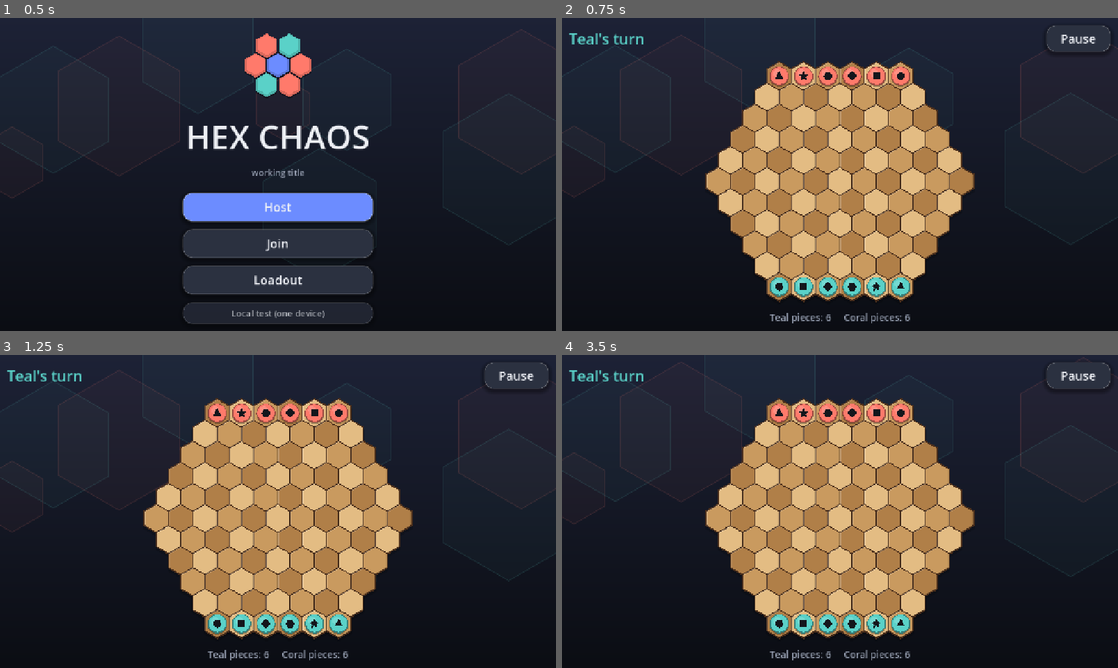
Above: before the commit, frames 1-4 (two rows, left to right).
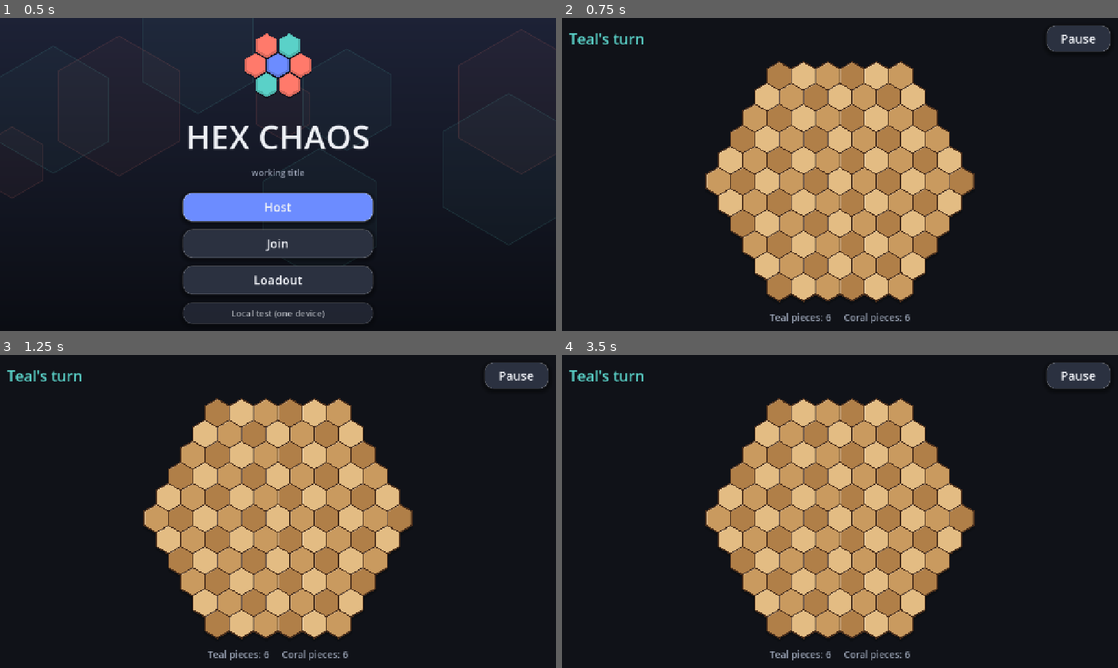
Above: after the commit, the same moments.

Repository: Saibrix/hex-chaos
Game: Godot game, scene res://main.tscn
Two runs of this game, one before a commit and one after it. Both use one fixed random seed, a clock stepped at 60 frames per second and the inputs below.
Inputs (mouse positions are in pixels of both pictures, inside the frame that each line leads up to):
- Up to frame 1 (0.5 s): no input
- Up to frame 2 (0.75 s): click "Local test (one device)" at 0.5 s
- Up to frame 3 (1.25 s): no input
- Up to frame 4 (3.5 s): click "Pause" at 1.25 s; click "Resume" at 2 s; drag from (840, 517) to (895, 442) at 2.77 s

Frame 1 is identical in both runs. In frame 2, 25% of the frame differs, in the area x 0-100%, y 0-90%; in frame 3, 25%; in frame 4, 25%.

Commit message:
Fix lag: drop MSAA, cache static board layer, pause backdrop in game, cheaper JS polling
Co-Authored-By: Claude Sonnet 5.5 <noreply@anthropic.com>
Claude-Session: https://claude.ai/code/session_015LMwH3vTpVAhAob9cm8jSz

Diff:
--- a/project.godot
+++ b/project.godot
@@ -20,5 +20,3 @@
 renderer/rendering_method="gl_compatibility"
 renderer/rendering_method.mobile="gl_compatibility"
 environment/defaults/default_clear_color=Color(0.063, 0.071, 0.094, 1)
-
-anti_aliasing/quality/msaa_2d=2
--- a/scripts/backdrop.gd
+++ b/scripts/backdrop.gd
@@ -18,9 +18,16 @@
 			"c": UI.SIDE_COLORS[i % 2]})
 
 
+var _acc := 0.0
+
+
+# Redrawn at about 20 fps; the slow drift does not need more, and hidden means no cost at all.
 func _process(delta: float) -> void:
 	_t += delta
-	queue_redraw()
+	_acc += delta
+	if visible and _acc >= 0.05:
+		_acc = 0.0
+		queue_redraw()
 
 
 func _draw() -> void:
--- a/scripts/board_view.gd
+++ b/scripts/board_view.gd
@@ -37,9 +37,28 @@
 var _rings: Array[Dictionary] = []
 
 
+# Tiles never change while a piece moves, so they live on their own node: Godot keeps its
+# draw commands and only rebuilds them when queue_redraw() is called on it.
+class BaseLayer extends Control:
+	var view: BoardView
+
+	func _draw() -> void:
+		view.draw_base(self)
+
+
+var _base: BaseLayer
+
+
 func _ready() -> void:
 	mouse_filter = Control.MOUSE_FILTER_STOP
+	_base = BaseLayer.new()
+	_base.view = self
+	_base.mouse_filter = Control.MOUSE_FILTER_IGNORE
+	UI.fill(_base)
+	add_child(_base)
 	resized.connect(queue_redraw)
+	resized.connect(_base.queue_redraw)
+	set_process(false)
 
 
 func clear_selection() -> void:
@@ -59,6 +78,8 @@
 	_anim_to = to
 	_ghost = captured
 	_anim_t = 0.0
+	_base.queue_redraw()
+	set_process(true)
 	if _tween:
 		_tween.kill()
 	_tween = create_tween()
@@ -103,8 +124,11 @@
 		r["t"] += delta / r["life"]
 	_rings = _rings.filter(func(r): return r["t"] < 1.0)
 	_shake = maxf(0.0, _shake - delta * size.y * 0.6)
-	if _has_sel or _dragging or _shake > 0.0 or not _particles.is_empty() or not _rings.is_empty():
+	_base.position = Vector2(randf_range(-1, 1), randf_range(-1, 1)) * _shake if _shake > 0.0 else Vector2.ZERO
+	if _has_sel or _dragging or _shake > 0.0 or _anim_t < 1.0 or not _particles.is_empty() or not _rings.is_empty():
 		queue_redraw()
+	else:
+		set_process(false)
 
 
 func _tile_size() -> float:
@@ -160,6 +184,7 @@
 		_sel = c
 		_targets = game.legal_moves(c)
 		_pressing = true
+		set_process(true)
 		queue_redraw()
 	elif _has_sel and c in _targets:
 		var from := _sel
@@ -188,31 +213,33 @@
 		clear_selection()   # tapped the selected piece again
 
 
-func _draw() -> void:
+func draw_base(ci: CanvasItem) -> void:
 	if game == null:
 		return
 	var ts := _tile_size()
-	if _shake > 0.0:
-		draw_set_transform(Vector2(randf_range(-1, 1), randf_range(-1, 1)) * _shake)
-
 	var cells := Hex.all_cells()
 	# Wooden frame and drop shadow.
 	for c in cells:
-		draw_colored_polygon(Hex.corners(_pos(c, ts) + Vector2(0, ts * 0.18), ts * 1.1), Color(0, 0, 0, 0.18))
+		ci.draw_colored_polygon(Hex.corners(_pos(c, ts) + Vector2(0, ts * 0.18), ts * 1.1), Color(0, 0, 0, 0.18))
 	for c in cells:
-		draw_colored_polygon(Hex.corners(_pos(c, ts), ts * 1.07), FRAME_COLOR)
+		ci.draw_colored_polygon(Hex.corners(_pos(c, ts), ts * 1.07), FRAME_COLOR)
 	for c in cells:
 		var p := _pos(c, ts)
 		var col: Color = TILE_COLORS[posmod(c.x - c.y, 3)]
 		var pts := Hex.corners(p, ts * 0.96)
-		draw_colored_polygon(pts, col)
+		ci.draw_colored_polygon(pts, col)
 		# soft top light and bottom shade give the tiles a little depth
-		draw_polyline(PackedVector2Array([pts[3], pts[4], pts[5]]), Color(1, 1, 1, 0.22), maxf(1.5, ts * 0.05), true)
-		draw_polyline(PackedVector2Array([pts[0], pts[1], pts[2]]), Color(0, 0, 0, 0.2), maxf(1.5, ts * 0.05), true)
-
+		ci.draw_polyline(PackedVector2Array([pts[3], pts[4], pts[5]]), Color(1, 1, 1, 0.22), maxf(1.5, ts * 0.05))
+		ci.draw_polyline(PackedVector2Array([pts[0], pts[1], pts[2]]), Color(0, 0, 0, 0.2), maxf(1.5, ts * 0.05))
 	if not game.last_move.is_empty():
 		for c in game.last_move:
-			draw_colored_polygon(Hex.corners(_pos(c, ts), ts * 0.96), Color(1, 0.95, 0.5, 0.22))
+			ci.draw_colored_polygon(Hex.corners(_pos(c, ts), ts * 0.96), Color(1, 0.95, 0.5, 0.22))
+
+
+func _draw() -> void:
+	if game == null:
+		return
+	var ts := _tile_size()
 
 	var pulse := 0.5 + 0.5 * sin(_time * 5.0)
 	if _has_sel:
@@ -263,7 +290,6 @@
 		if hover in _targets:
 			draw_arc(_pos(hover, ts), ts * 0.9, 0.0, TAU, 6, Color(1, 1, 1, 0.9), 2.5, true)
 
-	draw_set_transform(Vector2.ZERO)
 
 
 func _draw_piece(p: Vector2, ts: float, piece: Dictionary, scale_f: float, lift: float) -> void:
--- a/scripts/link.gd
+++ b/scripts/link.gd
@@ -43,10 +43,20 @@
 	return JavaScriptBridge.eval(code, true)
 
 
-func _process(_delta: float) -> void:
+var _iface: JavaScriptObject
+var _wait := 0.0
+
+
+func _process(delta: float) -> void:
 	if not available():
 		return
-	var raw = _js("Link.poll()")
+	_wait -= delta
+	if _wait > 0.0:
+		return
+	_wait = 0.05
+	if _iface == null:
+		_iface = JavaScriptBridge.get_interface("Link")
+	var raw = _iface.poll()
 	if typeof(raw) != TYPE_STRING or raw == "":
 		return
 	var events = JSON.parse_string(raw)
--- a/scripts/main.gd
+++ b/scripts/main.gd
@@ -7,11 +7,13 @@
 
 var _screen: Control
 var _toast: Label
+var _backdrop: Backdrop
 
 
 func _ready() -> void:
 	theme = UI.make_theme()
-	add_child(Backdrop.new())
+	_backdrop = Backdrop.new()
+	add_child(_backdrop)
 
 	_toast = UI.label("", 24)
 	_toast.add_theme_stylebox_override("normal", UI.box(Color("0b0d13", 0.92), 18, Color(1, 1, 1, 0.1), 2, 8))
@@ -45,6 +47,7 @@
 	if _screen:
 		_screen.queue_free()
 	_screen = s
+	_backdrop.visible = not (s is GameScreen)
 	add_child(s)
 	s.modulate.a = 0.0
 	create_tween().tween_property(s, "modulate:a", 1.0, 0.18)
Not shown, changed: docs/index.html
Not shown, changed: docs/index.pck
